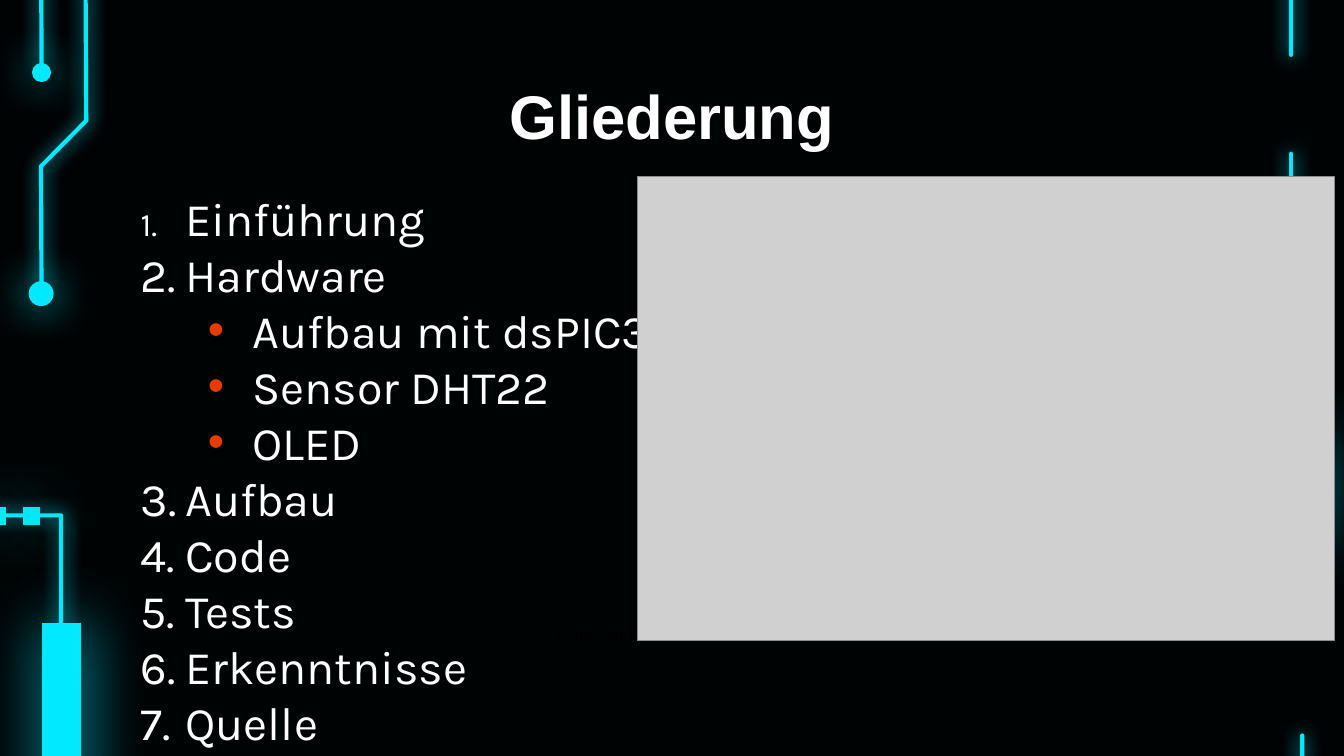
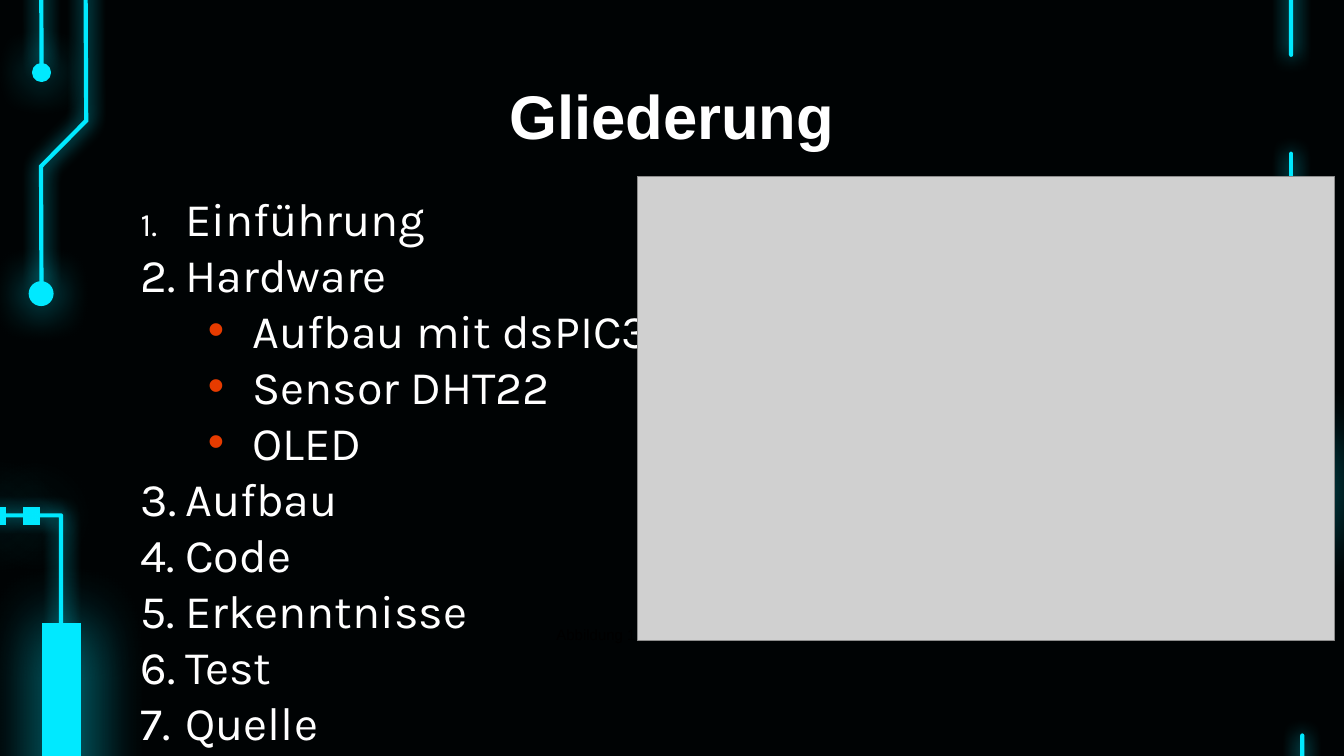
Before and after one commit to bayerju/mikro_loabor, a slide deck: slide 2 of MIC.pptx. Drawn at 1344x756 pixels with LibreOffice and Linux fonts; fonts in the diff are those of the drawing; grey boxes stand for pictures. Boxes give left, top, right and bottom in pixels: in the first picture for what was removed or moved away, otherwise in the second. Text is boxed around its words. In the diff, an @@ line names an element or a change of style, - is before the commit and + after.

Commit message:
Präsentation

```diff
--- a/MIC.pptx
+++ b/MIC.pptx
@@ text at bbox=[185, 598, 295, 629]: paragraph removed @@
-5. Tests
@@ text at bbox=[185, 654, 271, 685]: paragraph added @@
+6. Test
```
Also in this commit, not shown: 1 slide added, 1 slide removed.
